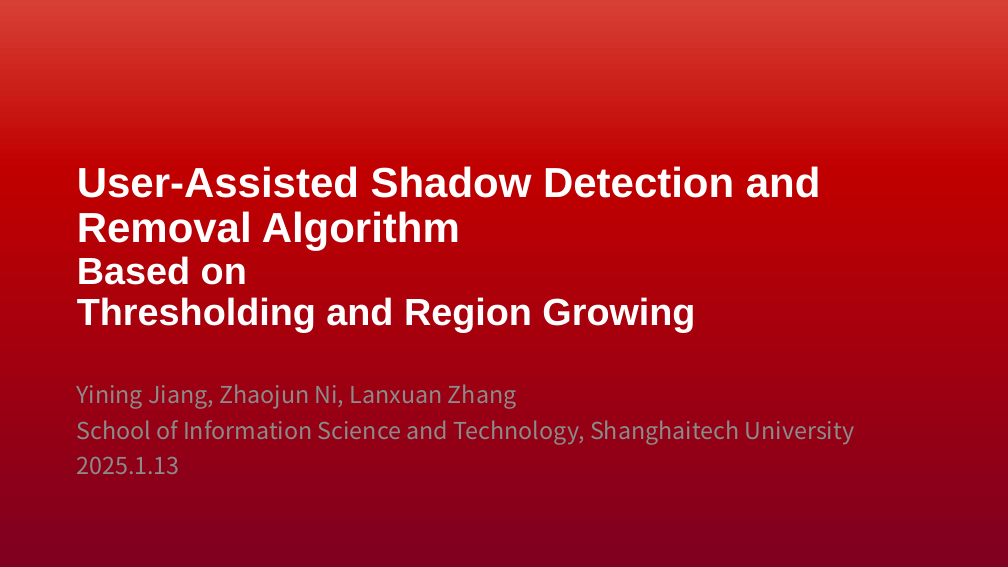
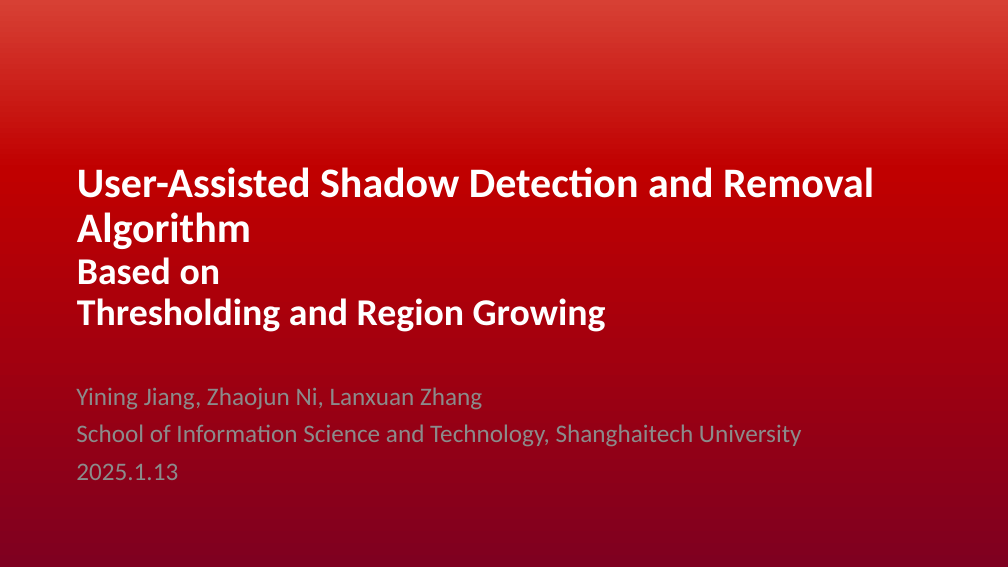
Before and after one commit to RealJustinNi/CS270-Digitial-Image-Processing-Project, a slide deck: slide 1 of DIP2024_Group2_pre.pptx. Drawn at 1008x567 pixels with LibreOffice and Linux fonts; fonts in the diff are those of the drawing; background and template pictures are left out. Boxes give left, top, right and bottom in pixels: in the first picture for what was removed or moved away, otherwise in the second. Text is boxed around its words. In the diff, an @@ line names an element or a change of style, - is before the commit and + after.

```diff
--- a/DIP2024_Group2_pre.pptx
+++ b/DIP2024_Group2_pre.pptx
@@ title "User-Assisted Shadow Detection and Removal ..." at [77, 167, 874, 332]: font Arial to Calibri @@
@@ text "Yining Jiang, Zhaojun Ni, Lanxuan ..." at [76, 387, 802, 480]: size 22.2 to 24 pt, font Noto Sans CJK SC to Calibri @@
```
Also in this commit, not shown: 2 other slides changed, 2 slides added, 2 slides removed.
